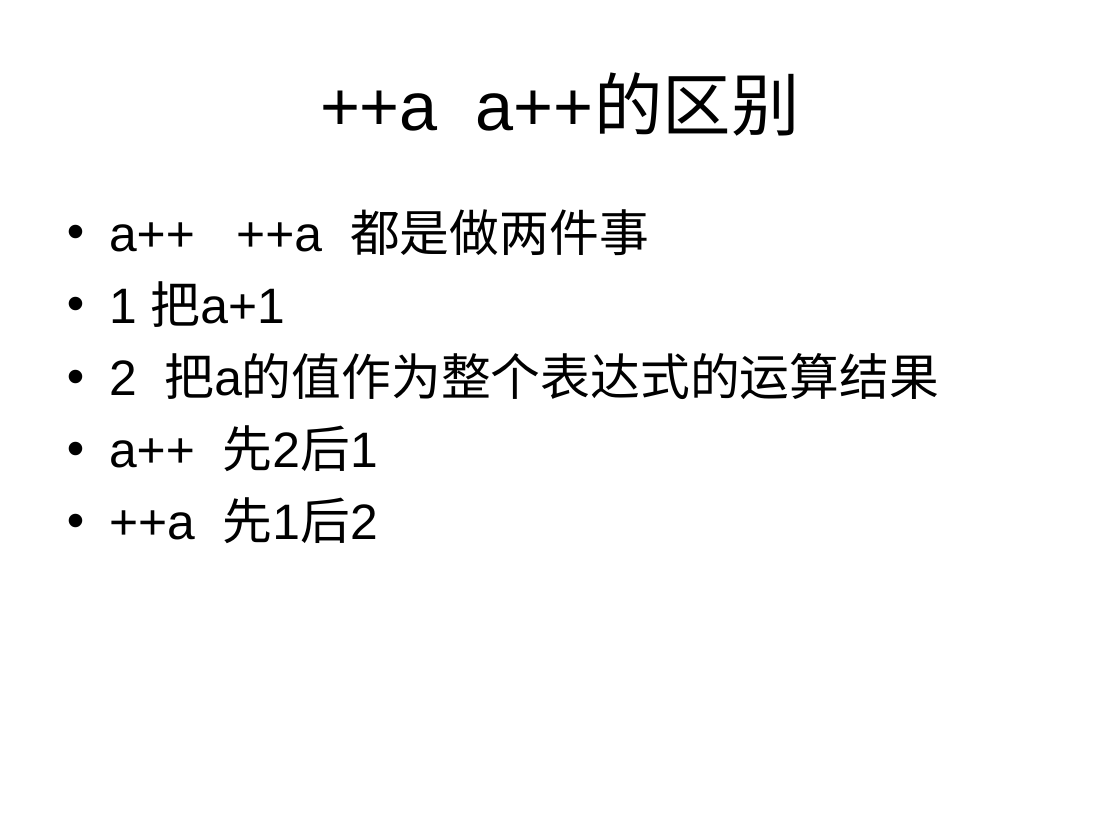
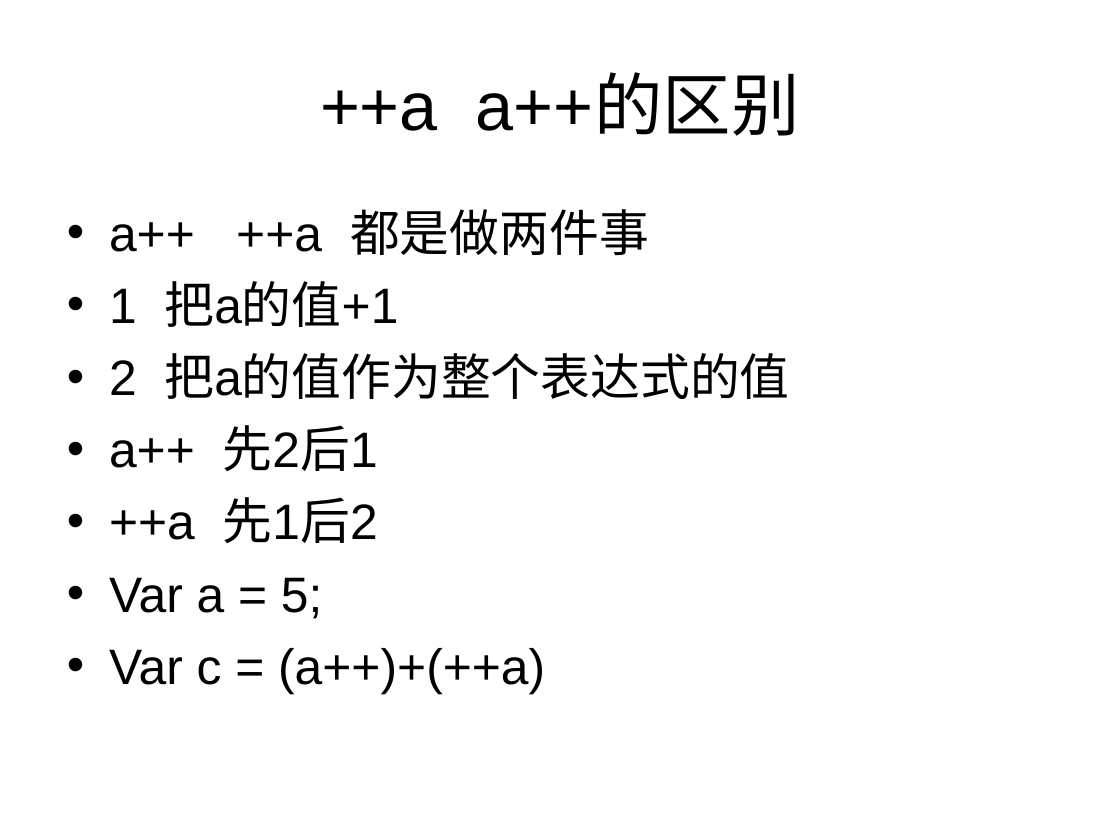
Before and after one commit to cd-vr1class/homework, a slide deck: slide 5 of ppt/7-7js运算符.ppt. Drawn at 1120x840 pixels with LibreOffice and Linux fonts; fonts in the diff are those of the drawing. Boxes give left, top, right and bottom in pixels: in the first picture for what was removed or moved away, otherwise in the second. Text is boxed around its words. In the diff, an @@ line names an element or a change of style, - is before the commit and + after.

```diff
--- a/ppt/7-7js运算符.ppt
+++ b/ppt/7-7js运算符.ppt
@@ text at <box>109,281,789,399</box>: text changed @@
-• 1 把a+1
-• 2 把a的值作为整个表达式的运算结果
+• 1 把a的值+1
+• 2 把a的值作为整个表达式的值
@@ text at <box>109,577,545,694</box>: paragraphs added @@
+• Var a = 5;
+• Var c = (a++)+(++a)
```
Also in this commit, not shown: 3 other slides changed, 6 other files.
